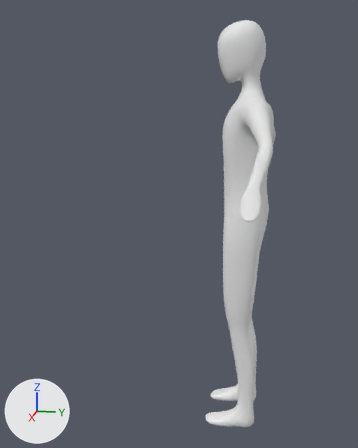
One commit to the Blender file assets/person.blend: the scene before it, then after it.
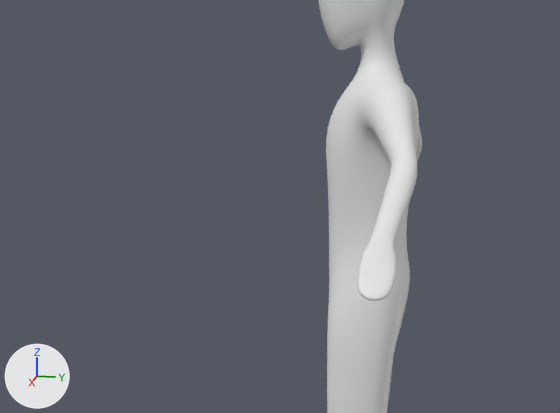
There are two pictures of each version: one whole from a camera (50 mm lens) standing at (2.386, 0.13, 1.62) and looking at (-0.012, -0.35, 1.02), one close up on the part from 12% to 98% of the width and 12% to 63% of the height. The lights are fixed; the arrows at lower left show +X, +Y and +Z.

The scene before the commit, as lines of its bpy script (objects in view):
```python
me_plane_001 = bpy.data.meshes.new('Plane.001')
me_plane_001.from_pydata(...)  # 224 vertices, 208 faces; spans x 0.0..0.78, y -0.19..0.11, z -0.01..1.98
me_plane_001.polygons.foreach_set('use_smooth', [True] * 208)
ob_plane = bpy.data.objects.new('Plane', me_plane_001)
ob_plane.location = (0.0, 0.0, 0.0)
_m = ob_plane.modifiers.new('Mirror', 'MIRROR')
_m.use_clip = True
_m = ob_plane.modifiers.new('Subsurf', 'SUBSURF')
```
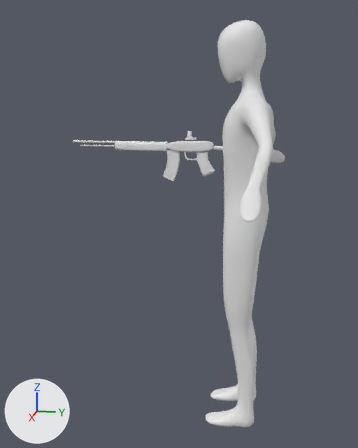
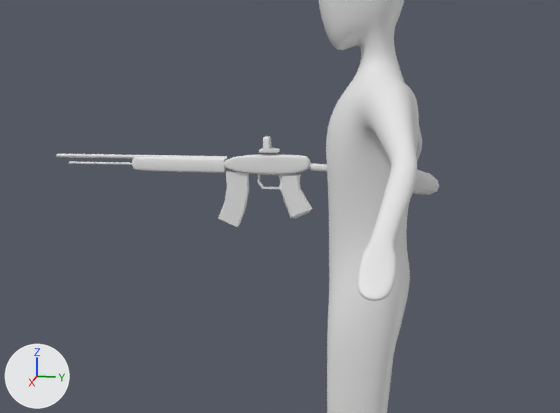
Diff of the bpy script that builds the scene:
```diff
--- a/assets/person.blend.py
+++ b/assets/person.blend.py
@@ me_plane @@
+me_plane.from_pydata(...)  # 47 vertices, 38 faces; spans x -0.0145..0.0, y -0.0628..0.085, z -0.1583..-0.0394
@@ me_plane_002 @@
+me_plane_002.from_pydata(...)  # 41 vertices, 27 faces; spans x -0.02..0.0, y -0.416..0.424, z -0.114..0.012
@@ me_plane_003 @@
+me_plane_003.from_pydata([(-0.01, 0.079, -0.028), (0.0, 0.079, -0.028), (0.0, 0.079, -0.01), (-0.01, 0.079, -0.01), (-0.01, 0.232, -0.02), (-0.01, 0.232, -0.038), (0.0, 0.232, -0.02), (0.0, 0.232, -0.038)], [], [(1, 0, 5, 7), (3, 2, 6, 4), (0, 3, 4, 5)])
+me_plane_003.polygons.foreach_set('use_smooth', [True] * 3)
@@ me_plane_004 @@
+me_plane_004.from_pydata(...)  # 30 vertices, 22 faces; spans x -0.009..0.0, y -0.173..-0.089, z -0.186..-0.035
@@ me_plane_005 @@
+me_plane_005.from_pydata(...)  # 20 vertices, 8 faces; spans x -0.006..0.0, y -0.636..-0.113, z -0.023..0.006
+me_plane_005.polygons.foreach_set('use_smooth', [True] * 8)
@@ me_plane_006 @@
+me_plane_006.from_pydata(...)  # 128 vertices, 112 faces; spans x -0.0207..0.0, y -0.0584..-0.0076, z 0.0177..0.0587
+me_plane_006.polygons.foreach_set('use_smooth', [True] * 112)
@@ ob_plane_001 @@
+ob_plane_001 = bpy.data.objects.new('Plane.001', me_plane)
+ob_plane_001.location = (0.0, -0.256, 1.427)
+_m = ob_plane_001.modifiers.new('Mirror', 'MIRROR')
+_m.use_clip = True
@@ ob_plane_002 @@
+ob_plane_002 = bpy.data.objects.new('Plane.002', me_plane_002)
+ob_plane_002.location = (0.0, -0.256, 1.427)
+_m = ob_plane_002.modifiers.new('Mirror', 'MIRROR')
+_m.use_clip = True
+_m = ob_plane_002.modifiers.new('Subsurf', 'SUBSURF')
+_m.levels = 0
@@ ob_plane_003 @@
+ob_plane_003 = bpy.data.objects.new('Plane.003', me_plane_003)
+ob_plane_003.location = (0.0, -0.256, 1.427)
+_m = ob_plane_003.modifiers.new('Mirror', 'MIRROR')
+_m.use_clip = True
+_m = ob_plane_003.modifiers.new('Subsurf', 'SUBSURF')
@@ ob_plane_004 @@
+ob_plane_004 = bpy.data.objects.new('Plane.004', me_plane_004)
+ob_plane_004.location = (0.0, -0.256, 1.427)
+_m = ob_plane_004.modifiers.new('Mirror', 'MIRROR')
+_m.use_clip = True
@@ ob_plane_005 @@
+ob_plane_005 = bpy.data.objects.new('Plane.005', me_plane_005)
+ob_plane_005.location = (0.0, -0.256, 1.427)
+_m = ob_plane_005.modifiers.new('Mirror', 'MIRROR')
+_m.use_clip = True
+_m = ob_plane_005.modifiers.new('Subsurf', 'SUBSURF')
@@ ob_plane_006 @@
+ob_plane_006 = bpy.data.objects.new('Plane.006', me_plane_006)
+ob_plane_006.location = (0.0, -0.256, 1.427)
+_m = ob_plane_006.modifiers.new('Mirror', 'MIRROR')
+_m.use_clip = True
+_m = ob_plane_006.modifiers.new('Subsurf', 'SUBSURF')
+_m = ob_plane_006.modifiers.new('EdgeSplit', 'EDGE_SPLIT')
+_m.use_edge_angle = False
```

Pixel boxes (x1, y1, x2, y2) of what changed, in the close-ups (560 x 413 px):
'Plane.002', added
    after: (132, 154, 439, 195)
'Plane.004', added
    after: (218, 171, 249, 227)
'Plane.001', added
    after: (258, 174, 312, 219)
'Plane.005', added
    after: (56, 154, 227, 167)
'Plane.006', added
    after: (259, 136, 280, 153)
'Plane.003', added
    after: (310, 163, 327, 172)
